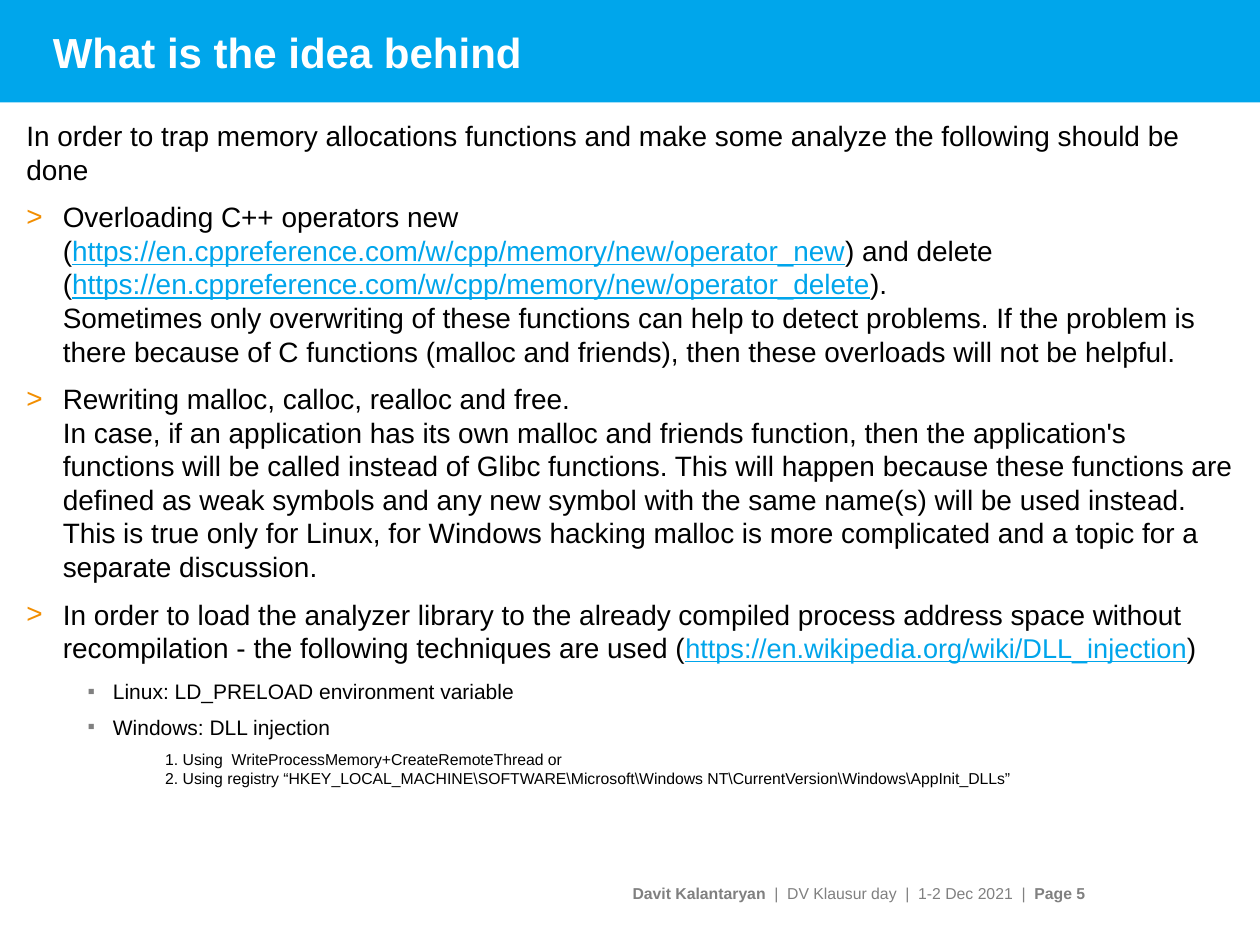
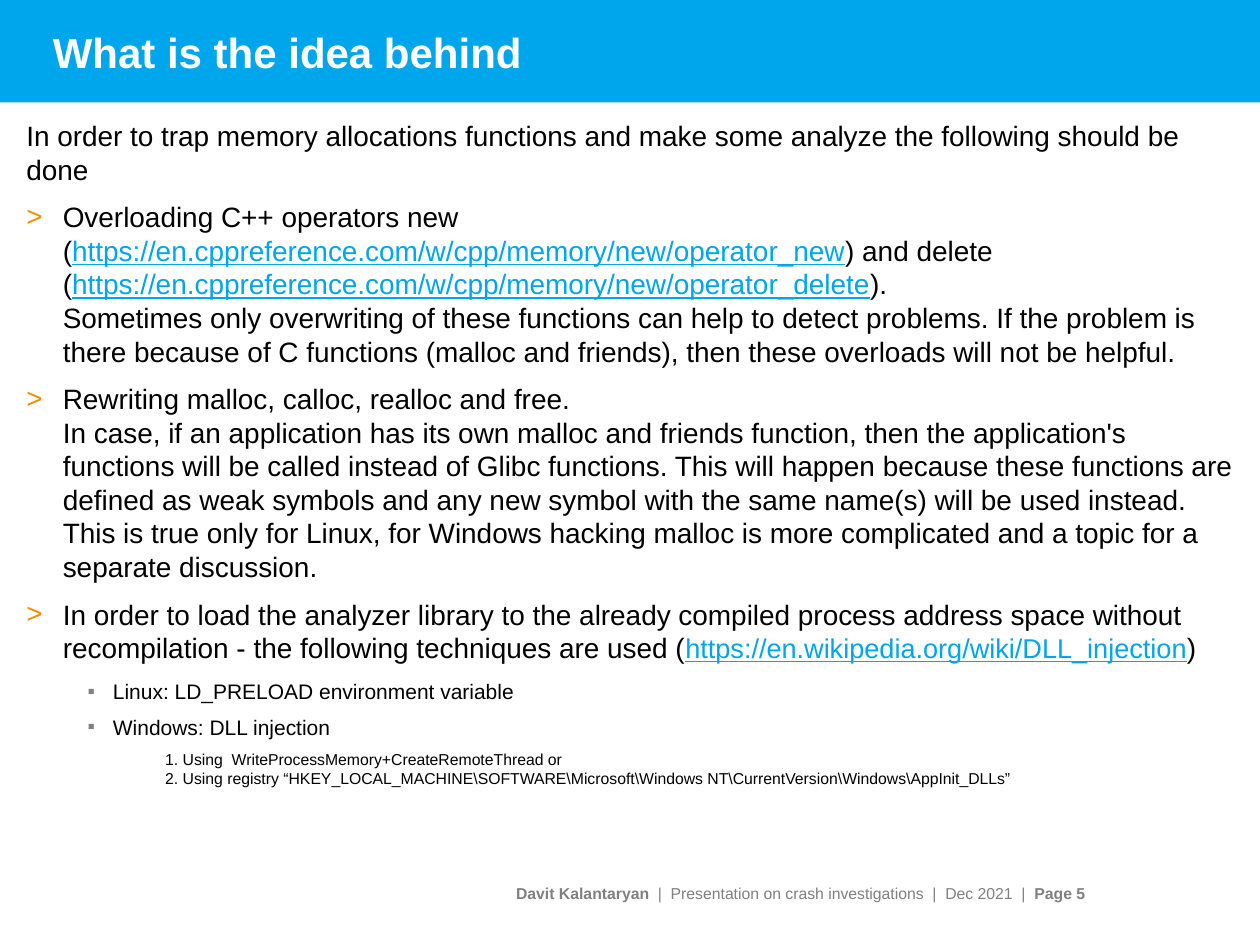
Before and after one commit to davitkalantaryan/old-crash_investigator, a slide deck: slide 5 of docs/crash_investigations.pptx. Drawn at 1260x945 pixels with LibreOffice and Linux fonts; fonts in the diff are those of the drawing; background and template pictures are left out. Boxes give left, top, right and bottom in pixels: in the first picture for what was removed or moved away, otherwise in the second. Text is boxed around its words. In the diff, an @@ line names an element or a change of style, - is before the commit and + after.

```diff
--- a/docs/crash_investigations.pptx
+++ b/docs/crash_investigations.pptx
@@ text at box(516, 887, 1085, 902): text changed @@
-Davit Kalantaryan | DV Klausur day | 1-2 Dec 2021 | Page 5
+Davit Kalantaryan | Presentation on crash investigations | Dec 2021 | Page 5
```
Also in this commit, not shown: 4 other slides changed, 3 other files.
